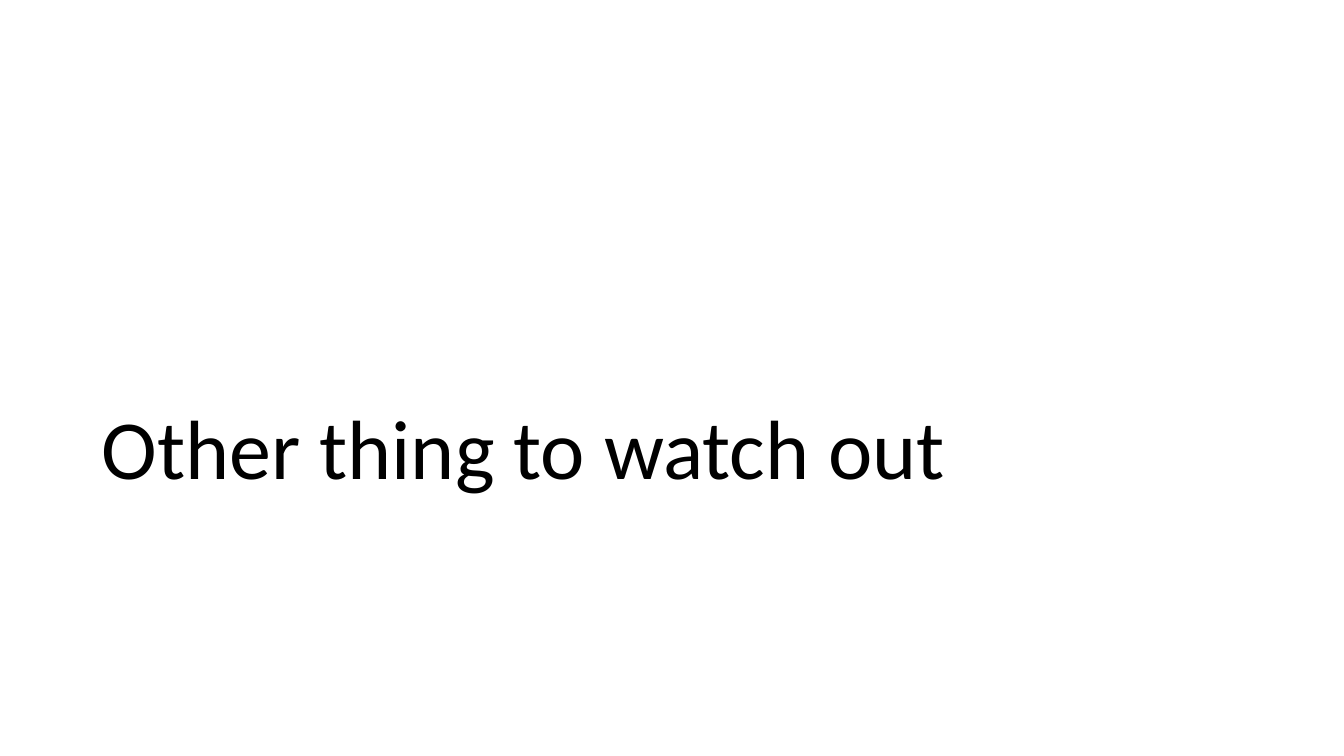
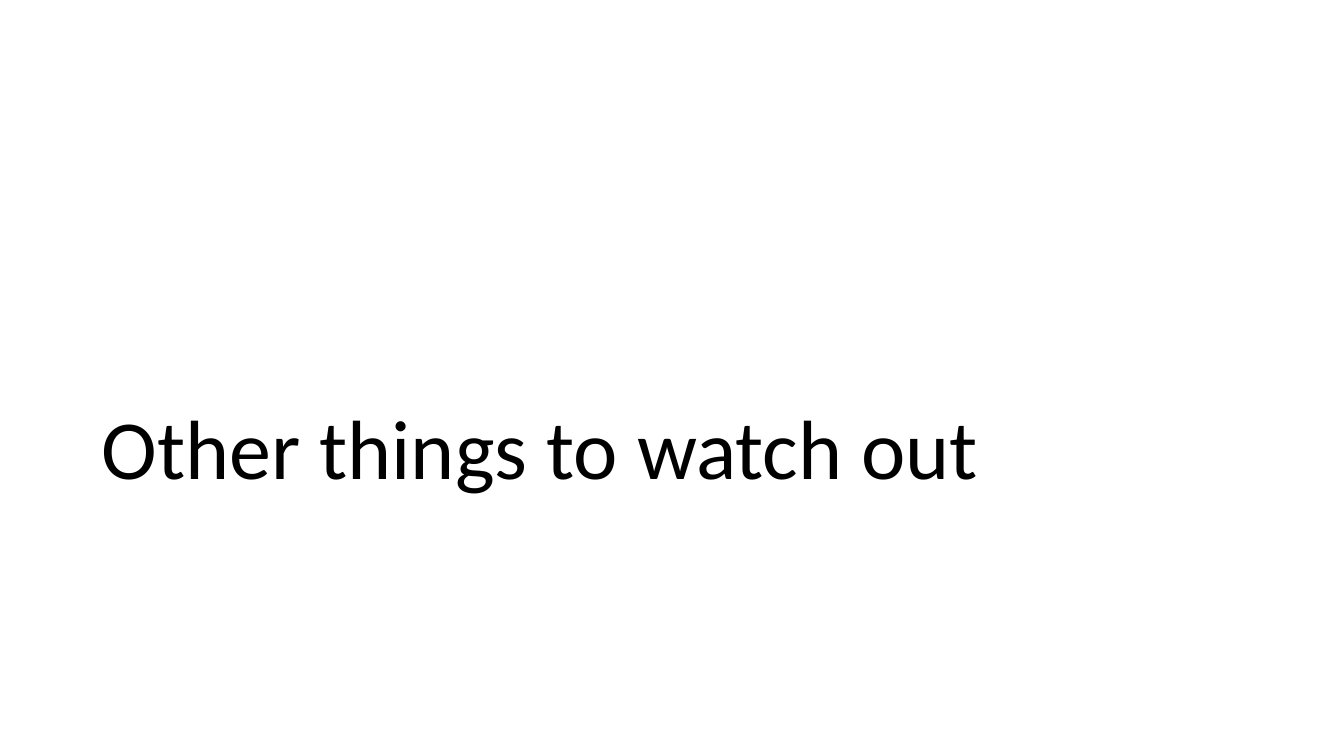
Before and after one commit to patng323/learn, a slide deck: slide 19 of FieldExperiments/AB Testing.pptx (slide 18 before the commit). Drawn at 1344x756 pixels with LibreOffice and Linux fonts; fonts in the diff are those of the drawing. Boxes give left, top, right and bottom in pixels: in the first picture for what was removed or moved away, otherwise in the second. Text is boxed around its words. In the diff, an @@ line names an element or a change of style, - is before the commit and + after.

```diff
--- a/FieldExperiments/AB Testing.pptx
+++ b/FieldExperiments/AB Testing.pptx
@@ title at (x1=102, y1=420, x2=977, y2=494): text changed @@
-Other thing to watch out
+Other things to watch out
```
Also in this commit, not shown: 10 other slides changed, 12 slides added, 4 slides removed.
